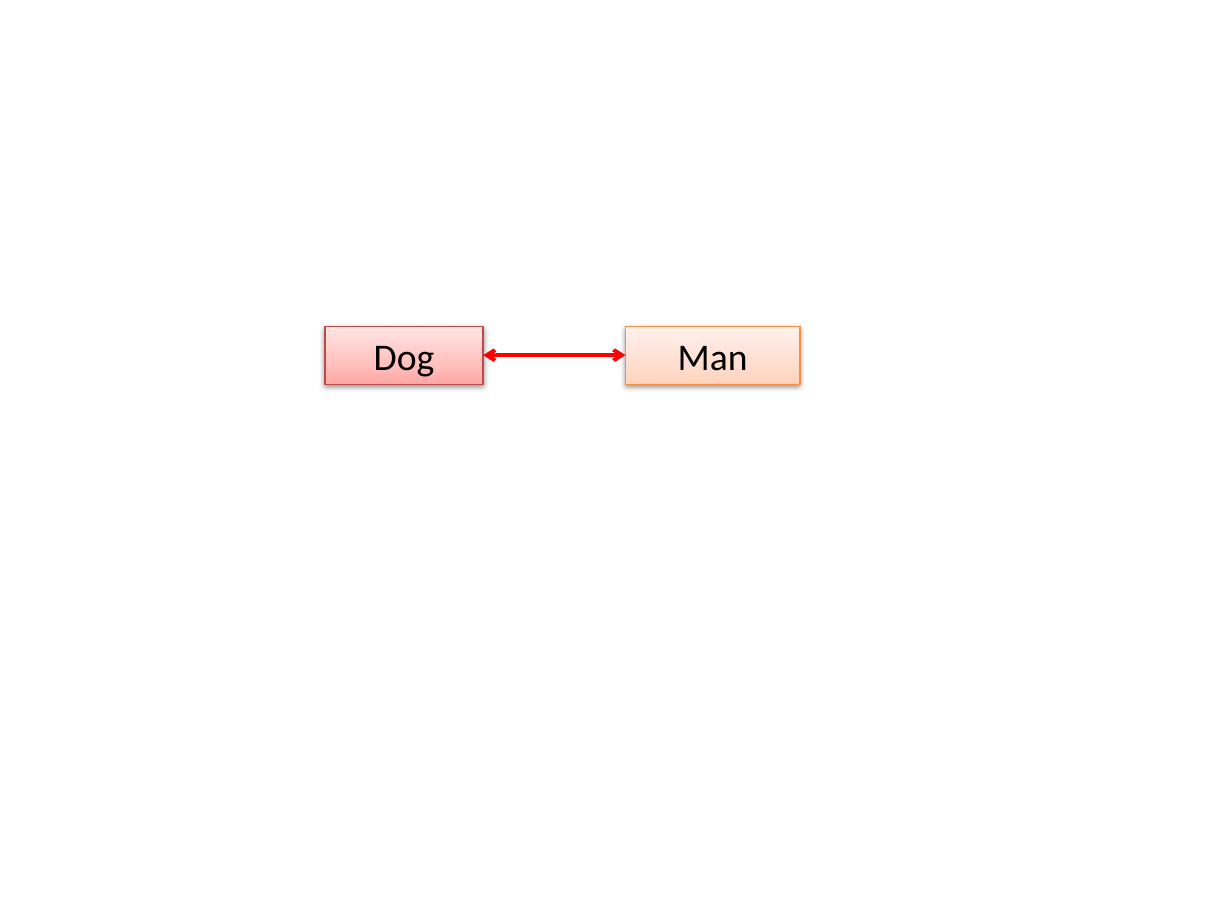
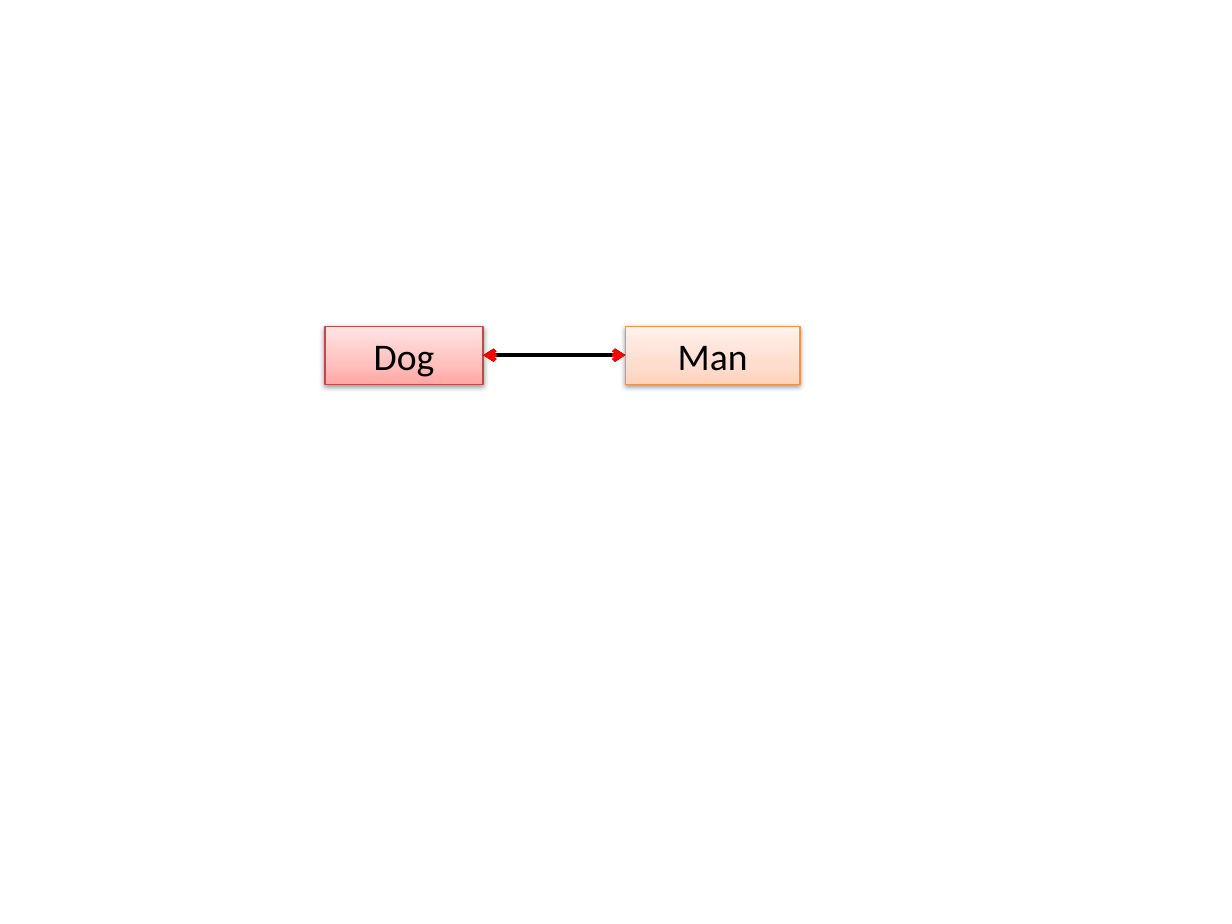
Before and after one commit to se-edu/se-book, a slide deck: slide 1 of diagrams/uml/classDiagrams/associations/navigability/manDog.pptx. Drawn at 1232x924 pixels with LibreOffice and Linux fonts; fonts in the diff are those of the drawing. Boxes give left, top, right and bottom in pixels: in the first picture for what was removed or moved away, otherwise in the second. Text is boxed around its words. In the diff, an @@ line names an element or a change of style, - is before the commit and + after.

```diff
--- a/diagrams/uml/classDiagrams/associations/navigability/manDog.pptx
+++ b/diagrams/uml/classDiagrams/associations/navigability/manDog.pptx
@@ elbow double arrow (483, 355) - (626, 355): stroke #FF0000 2.25 pt to #000000 2.25 pt @@
@@ arrow added from (495, 355) to (483, 355), #FF0000 2.25 pt @@
@@ arrow added from (614, 355) to (626, 355), #FF0000 2.25 pt @@
```
Also in this commit, not shown: 7 other files.
